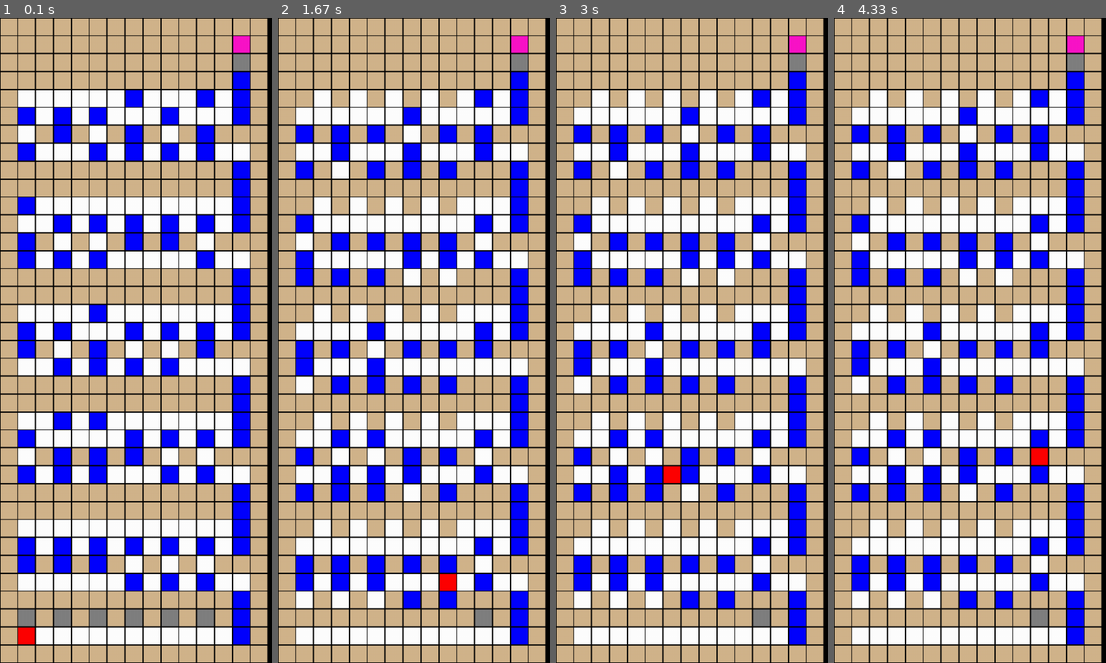
Above: before the commit, frames 1-4 (left to right).
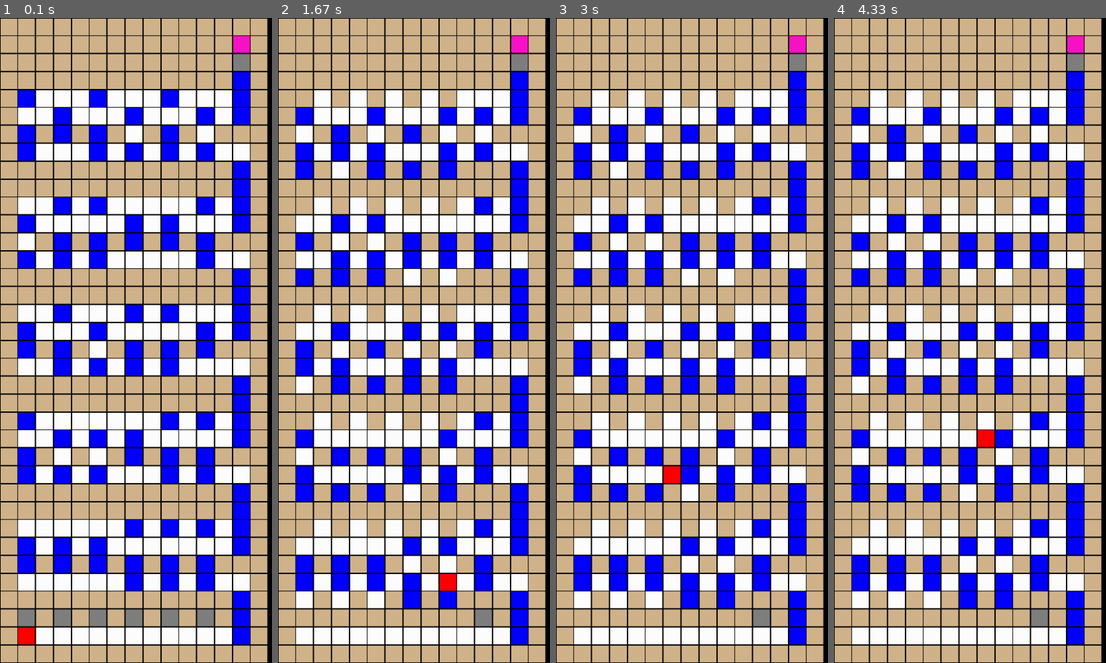
Above: after the commit, the same moments.

Repository: KirbyG/np-gravity-arcade
Game: pygame game, started from popils.py
Two runs of this game, one before a commit and one after it. Both use one fixed random seed, a clock stepped at 60 frames per second and the inputs below.
Inputs:
- Up to frame 1 (0.1 s): no input
- Up to frame 2 (1.67 s): tap A at 0.33 s; hold Right 0.67-1.13 s; hold Up 1.17-1.47 s
- Up to frame 3 (3 s): hold Left 2-2.53 s; hold Down 2.57-2.87 s; hold Left from 2.9 s (still down)
- Up to frame 4 (4.33 s): tap A at 3.05 s; release Left at 3.3 s; hold Up 3.33-3.7 s; hold Right from 3.73 s (still down)

The runs differ from the first frame. In frame 1, 11% of the frame differs, in the area x 6-79%, y 11-86%; in frame 2, 11%; in frame 3, 11%; in frame 4, 11%, in the area x 6-79%, y 11-89%.

Commit message:
Rename variables to be more descriptive

Diff:
--- a/popils.py
+++ b/popils.py
@@ -8,22 +8,24 @@
 def initSpecialAreas():
     playerRow = playerCol = 1
     assignmentRow = 2
-    # Initially set entire level to indestructible blocks
-    # Need 'for' in secodn dimension because Python lists are "shallow"
+    transitionCol = COLS - 2  # Column with path (ladders) between areas
+    # Initially set entire zone to indestructible blocks
+    # Using this "*" notation twice doesn't produce expected results
+    #   because Python just makes pointers to original tuple
     block_type = [[HARD] * COLS for row in range(ROWS)]
 
     # Starting zone
     block_type[playerRow][playerCol] = PLAYER
-    for i in range(2, COLS - 2):
+    for i in range(playerCol + 1, transitionCol):
         block_type[playerRow][i] = SUPPORT
-    block_type[playerRow][COLS - 2] = LADDER
-    for i in range(1, COLS - 3, 2):
+    block_type[playerRow][transitionCol] = LADDER
+    for i in range(playerCol, transitionCol - 1, 2):
         block_type[assignmentRow][i] = SOFT
-    block_type[assignmentRow][COLS - 2] = LADDER
+    block_type[assignmentRow][transitionCol] = LADDER
 
     # Ending zone
-    block_type[ROWS - 2][COLS - 2] = PRINCESS
-    block_type[ROWS - 3][COLS - 2] = SOFT  # Stop princess from walking
+    block_type[ROWS - 2][transitionCol] = PRINCESS
+    block_type[ROWS - 3][transitionCol] = SOFT  # Stop princess from walking
 
     # Send back partially-built level
     return block_type
@@ -31,49 +33,54 @@
 
 def initSatisfiabilityClauses():
     global row_pointer
-    VARS_PER_TUPLE = 3  # Definition of 3SAT
-
-    for i in range(NUM_TUPLES):
-        index = VARS_PER_TUPLE * i
-        variable_states = [UNUSED] * NUM_VARS
+
+    for tuple in range(NUM_TUPLES):
+        index = VARS_PER_TUPLE * tuple
+        variable_states = [ABSENT] * NUM_VARS
 
         # Determine which variables were used in which clauses
-        for j in range(VARS_PER_TUPLE):
-            temp = array_form[index + j]
-            # Map to -1, 0, or 1 (Negated, Absent, Present)
-            variable_states[abs(temp) - 1] = sign(temp)
+        for offset in range(VARS_PER_TUPLE):
+            var = array_form[index + offset]
+            # Convert variable label --> variable state
+            variable_states[abs(var) - 1] = sign(var)
+        # Fill in gadget region for each variable for current tuple
         place_gadget(variable_states, row_pointer)
         row_pointer += GADGET_HEIGHT
 
 
+# Map number to -1, 0, or 1 (Negated, Absent, Present)
 def sign(num):
     return int(abs(num) / num)
 
 
 def place_gadget(variable_states, bottom_row):
+    startCol = 2  # Column of player's starting position
+    transitionCol = COLS - 2  # Column with path (ladders) between areas
+
     # Create transition to next zone
-    state[bottom_row][COLS - 2] = LADDER
-    state[bottom_row + 1][COLS - 2] = SUPPORT
-    # state[bottom_row + 2][COLS - 2] is already HARD
-    state[bottom_row + 3][COLS - 2] = LADDER
-    state[bottom_row + 4][COLS - 2] = LADDER
-    state[bottom_row + 5][COLS - 2] = LADDER
+    state[bottom_row][transitionCol] = LADDER
+    state[bottom_row + 1][transitionCol] = SUPPORT
+    # state[bottom_row + 2][transitionCol] is already HARD
+    state[bottom_row + 3][transitionCol] = LADDER
+    state[bottom_row + 4][transitionCol] = LADDER
+    state[bottom_row + 5][transitionCol] = LADDER
 
     # Carve out walkable area
-    for i in range(2, COLS - 2, 2):
+    for i in range(startCol, transitionCol, 2):
         state[bottom_row + 1][i] = SUPPORT
         state[bottom_row + 3][i] = SUPPORT
         state[bottom_row + 4][i] = SUPPORT
 
     # Place ladders according to gadget structure
-    for i in range(len(variable_states)):
-        place_sub_gadget(variable_states[i], bottom_row + 1, 2 * i + 1)
-
-
-# Clone sub-gadget structure
-def place_sub_gadget(code, bottom_row, col):
+    for varIndex in range(len(variable_states)):
+        place_sub_gadget(
+            variable_states[varIndex], bottom_row + 1, 2 * varIndex + 1)
+
+
+# Clone sub-gadget ladder structure
+def place_sub_gadget(varState, bottom_row, col):
     for i in range(SUB_GADGET_HEIGHT):
-        state[bottom_row + i][col] = SUB_GADGETS[code + 1][i]
+        state[bottom_row + i][col] = SUB_GADGETS[varState + 1][i]
 
 
 def move(vector):
--- a/popils_constants.py
+++ b/popils_constants.py
@@ -1,4 +1,4 @@
-# in px
+# Measured in px
 WINDOW_WIDTH = 500
 WINDOW_HEIGHT = 1000
 
@@ -12,28 +12,27 @@
 BACKGROUND = (0, 0, 0)  # black
 COLORS = (PLAYER, LADDER, HARD, SOFT, PRINCESS, SUPPORT)
 
-SUB_GADGET_UNUSED = [LADDER, SUPPORT, LADDER, SUPPORT]
+# Possible variable states within a clause
+NEGATED = -1
+ABSENT = 0
+PRESENT = 1
+
+SUB_GADGET_ABSENT = [LADDER, SUPPORT, LADDER, SUPPORT]
 SUB_GADGET_NEGATED = [LADDER, LADDER, SUPPORT, LADDER]
-SUB_GADGET_NONNEGATED = [SUPPORT, LADDER, LADDER, SUPPORT]
-SUB_GADGETS = [SUB_GADGET_UNUSED, SUB_GADGET_NEGATED, SUB_GADGET_NONNEGATED]
+SUB_GADGET_PRESENT = [SUPPORT, LADDER, LADDER, SUPPORT]
+SUB_GADGETS = [SUB_GADGET_ABSENT, SUB_GADGET_NEGATED, SUB_GADGET_PRESENT]
 
-GADGET_UNUSED = [LADDER, SUPPORT, LADDER, SUPPORT]
-GADGET_NEGATED = [LADDER, LADDER, SUPPORT, LADDER]
-GADGET_NONNEGATED = [SUPPORT, LADDER, LADDER, SUPPORT]
-SUB_GADGETS = [GADGET_NEGATED, GADGET_UNUSED, GADGET_NONNEGATED]
-
-# in block units
+# Measured in block units
 SUB_GADGET_HEIGHT = 4
 GADGET_HEIGHT = 6
 
-# default 3SAT instance. Will be ignored if user provides alternative
+# Definition of 3SAT
+VARS_PER_TUPLE = 3
+
+# Default 3SAT instance. Will be ignored if user provides alternative
 DEFAULT_3SAT = '1 2 3 -2 -3 4 1 -3 6 -1 4 5 2 -4 -6'
 
-UNUSED = 0
-NEGATED = -1
-NONNEGATED = 1
-
-# DIRECTIONS
+# Directions
 LEFT = [0, -1]
 RIGHT = [0, 1]
 UP = [1, 0]
